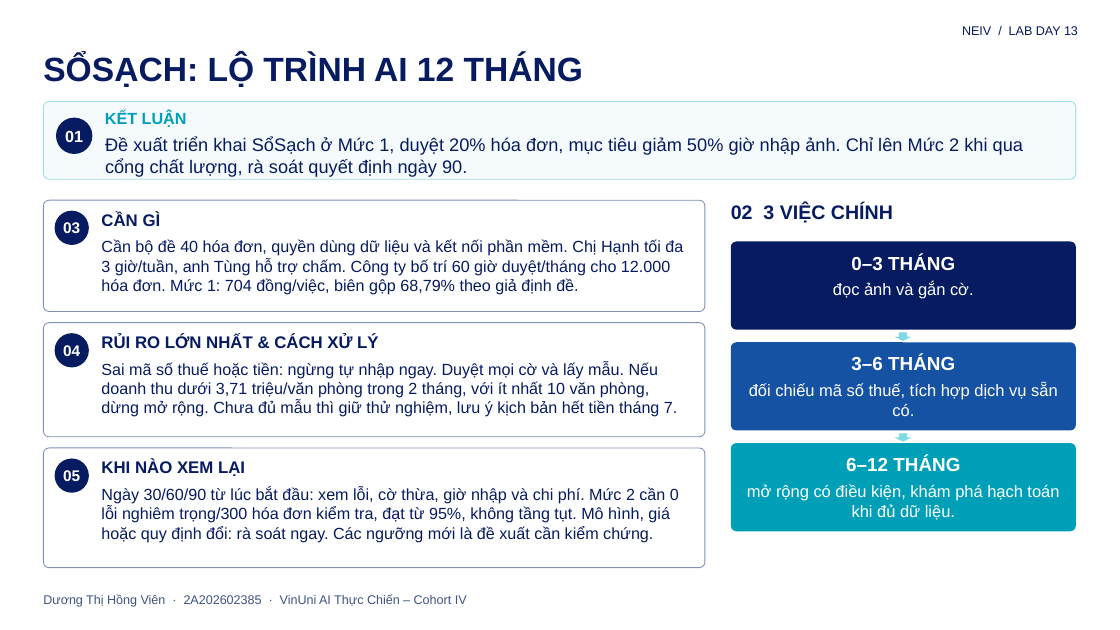
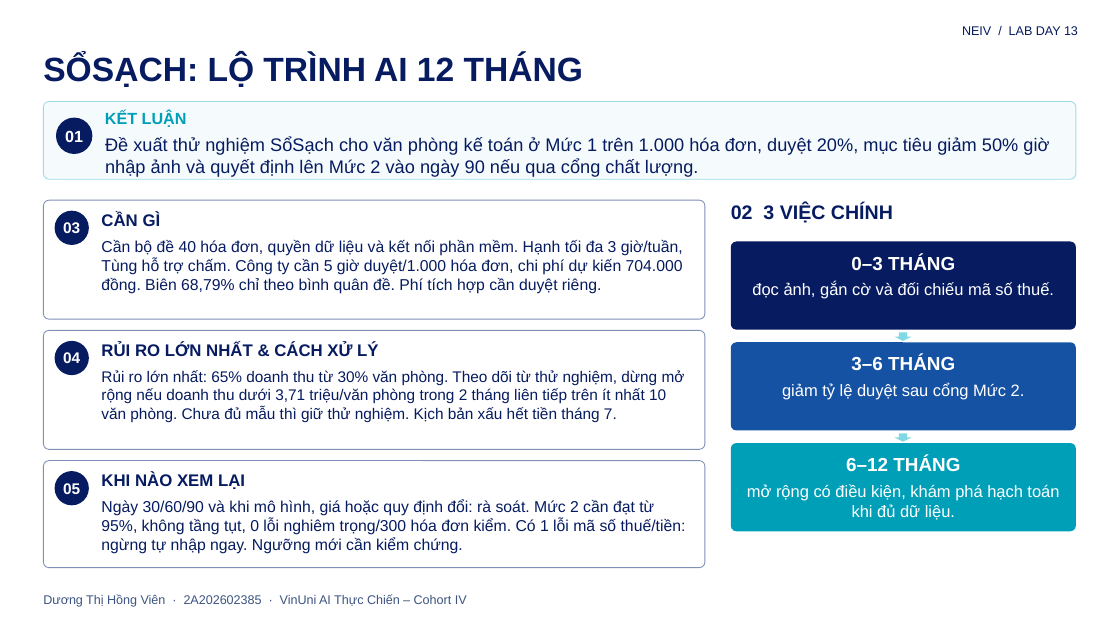
Before and after one commit to hviennduongne/K4-L3-CS13-Neiv-AI-Roadmap, a slide deck: slide 1 of Neiv_CS13_Slide.pptx. Drawn at 1120x630 pixels with LibreOffice and Linux fonts; fonts in the diff are those of the drawing; background and template pictures are left out. Boxes give left, top, right and bottom in pixels: in the first picture for what was removed or moved away, otherwise in the second. Text is boxed around its words. In the diff, an @@ line names an element or a change of style, - is before the commit and + after.

Commit message:
Audit full Day 13 requirements and align pilot economics, roadmap and slide

```diff
--- a/Neiv_CS13_Slide.pptx
+++ b/Neiv_CS13_Slide.pptx
@@ text at bbox=[105, 137, 1049, 177]: text changed @@
-Đề xuất triển khai SổSạch ở Mức 1, duyệt 20% hóa đơn, mục tiêu giảm 50% giờ nhập ảnh. Chỉ lên Mức 2 khi qua cổng chất lượng, rà soát quyết định ngày 90.
+Đề xuất thử nghiệm SổSạch cho văn phòng kế toán ở Mức 1 trên 1.000 hóa đơn, duyệt 20%, mục tiêu giảm 50% giờ nhập ảnh và quyết định lên Mức 2 vào ngày 90 nếu qua cổng chất lượng.
@@ rounded rectangle: place and size @@
-rounded rectangle at bbox=[44, 200, 705, 312]
+rounded rectangle at bbox=[44, 200, 705, 319]
@@ text at bbox=[101, 240, 683, 294]: text changed; size 17.2 to 16.9 pt @@
-Cần bộ đề 40 hóa đơn, quyền dùng dữ liệu và kết nối phần mềm. Chị Hạnh tối đa 3 giờ/tuần, anh Tùng hỗ trợ chấm. Công ty bố trí 60 giờ duyệt/tháng cho 12.000 hóa đơn. Mức 1: 704 đồng/việc, biên gộp 68,79% theo giả định đề.
+Cần bộ đề 40 hóa đơn, quyền dữ liệu và kết nối phần mềm. Hạnh tối đa 3 giờ/tuần, Tùng hỗ trợ chấm. Công ty cần 5 giờ duyệt/1.000 hóa đơn, chi phí dự kiến 704.000 đồng. Biên 68,79% chỉ theo bình quân đề. Phí tích hợp cần duyệt riêng.
@@ text at bbox=[752, 282, 1054, 299]: text changed @@
-đọc ảnh và gắn cờ.
+đọc ảnh, gắn cờ và đối chiếu mã số thuế.
@@ 2 texts, 1 ellipse, 1 rounded rectangle: place and size @@
-2 texts, 1 ellipse, 1 rounded rectangle at bbox=[44, 322, 705, 481]
+2 texts, 1 ellipse, 1 rounded rectangle at bbox=[44, 331, 705, 494]
@@ proportions changed in 3 elements at bbox=[44, 200, 705, 319], bbox=[44, 460, 705, 567], bbox=[44, 331, 705, 449] @@
@@ text "RỦI RO LỚN NHẤT & ...": place and size @@
-text "RỦI RO LỚN NHẤT & ..." at bbox=[101, 334, 378, 348]
+text "RỦI RO LỚN NHẤT & ..." at bbox=[101, 342, 378, 356]
@@ text at bbox=[101, 370, 685, 422]: text changed; size 17.2 to 16.5 pt @@
-Sai mã số thuế hoặc tiền: ngừng tự nhập ngay. Duyệt mọi cờ và lấy mẫu. Nếu doanh thu dưới 3,71 triệu/văn phòng trong 2 tháng, với ít nhất 10 văn phòng, dừng mở rộng. Chưa đủ mẫu thì giữ thử nghiệm, lưu ý kịch bản hết tiền tháng 7.
+Rủi ro lớn nhất: 65% doanh thu từ 30% văn phòng. Theo dõi từ thử nghiệm, dừng mở rộng nếu doanh thu dưới 3,71 triệu/văn phòng trong 2 tháng liên tiếp trên ít nhất 10 văn phòng. Chưa đủ mẫu thì giữ thử nghiệm. Kịch bản xấu hết tiền tháng 7.
@@ text at bbox=[782, 383, 1025, 400]: text changed @@
-đối chiếu mã số thuế, tích hợp dịch vụ sẵn có.
+giảm tỷ lệ duyệt sau cổng Mức 2.
@@ rounded rectangle: place and size @@
-rounded rectangle at bbox=[44, 448, 705, 568]
+rounded rectangle at bbox=[44, 460, 705, 567]
@@ ellipse: place and size @@
-ellipse at bbox=[54, 458, 89, 492]
+ellipse at bbox=[54, 471, 89, 505]
@@ text "KHI NÀO XEM LẠI": place and size @@
-text "KHI NÀO XEM LẠI" at bbox=[101, 460, 245, 476]
+text "KHI NÀO XEM LẠI" at bbox=[101, 472, 245, 489]
@@ text at bbox=[101, 499, 686, 554]: text changed; size 17.2 to 16.9 pt @@
-Ngày 30/60/90 từ lúc bắt đầu: xem lỗi, cờ thừa, giờ nhập và chi phí. Mức 2 cần 0 lỗi nghiêm trọng/300 hóa đơn kiểm tra, đạt từ 95%, không tầng tụt. Mô hình, giá hoặc quy định đổi: rà soát ngay. Các ngưỡng mới là đề xuất cần kiểm chứng.
+Ngày 30/60/90 và khi mô hình, giá hoặc quy định đổi: rà soát. Mức 2 cần đạt từ 95%, không tầng tụt, 0 lỗi nghiêm trọng/300 hóa đơn kiểm. Có 1 lỗi mã số thuế/tiền: ngừng tự nhập ngay. Ngưỡng mới cần kiểm chứng.
```
Also in this commit, not shown: 6 other files.
